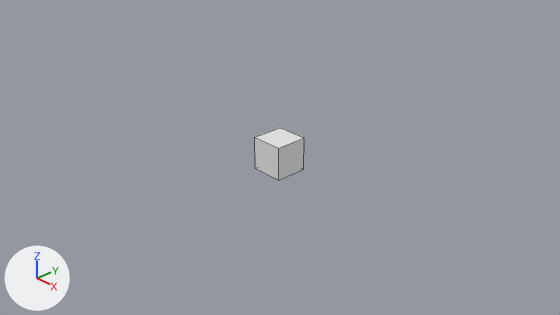
An edit to the Blender file blender/miner.blend, drawn before and after from the same camera.
The view is the same before and after, from the file's camera 'Camera'. The axes (+X, +Y, +Z) are drawn at lower left. The lights are the same throughout. The first picture is the older version. Mesh edges are drawn as thin lines.
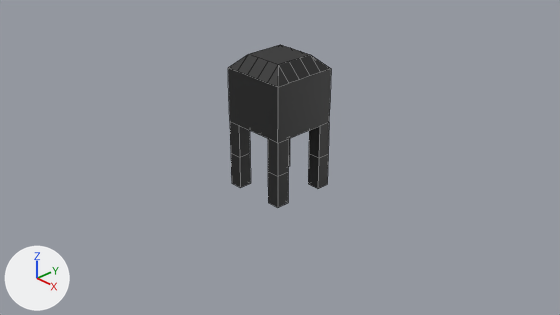
Boxes (x1, y1, x2, y2) around the edits, measured in the pictures (560 x 315 px):
```json
{"object": "Cube", "change": "reshaped, moved, rescaled, recoloured", "before": [255, 128, 304, 180], "after": [228, 45, 331, 208], "on screen": "108% wider, 209% taller"}
```

The change, as JSON lines over the scene's bpy script:
```json
{"op": "add", "block": "mat_material_001", "code": ["mat_material_001 = principled_material('Material.001')", "mat_material_001.base_color = (0.0155, 0.0155, 0.0155)  # black #212121"]}
{"block": "me_cube_001", "where": "# used by ob_cube; location = (0.0, 0.0, 0.0); scale = (0.25, 0.25, 0.25)"}
{"op": "remove", "block": "me_cube_001", "code": "me_cube_001.from_pydata(...)  # 8 vertices, 6 faces; spans x -1.0..1.0, y -1.0..1.0, z -1.0..1.0"}
{"op": "add", "block": "me_cube_001", "code": "me_cube_001.from_pydata(...)  # 124 vertices, 82 faces; spans x -1.0..1.0, y -1.0..1.0, z -3.0..1.0"}
{"block": "me_cube_001", "change": "me_cube_001 part 1"}
{"block": "me_cube_001", "change": "4 vertices are removed from x -1.0..1.0, y -1.0..1.0, z 1.0"}
{"block": "me_cube_001", "change": "6 faces are deleted"}
{"block": "me_cube_001", "change": "68 vertices are added at x -1.0..1.0, y -1.0..1.0, z -2.0..1.0"}
{"block": "me_cube_001", "change": "6 new vertices lie (-0.4, 0.0, 0.0) away from vertices in x 1.0, y -1.0..1.0, z -2.0..-1.0"}
{"block": "me_cube_001", "change": "9 new vertices lie (0.0, 0.0, -1.0) away from vertices in x -1.0..1.0, y -1.0..1.0, z -2.0"}
{"block": "me_cube_001", "change": "9 new vertices lie (0.0, 0.4, 0.0) away from vertices in x -1.0..1.0, y -1.0, z -3.0..-1.0"}
{"block": "me_cube_001", "change": "12 new vertices lie (0.4, 0.0, 0.0) away from vertices in x -1.0, y -1.0..1.0, z -3.0..-1.0"}
{"block": "me_cube_001", "change": "5 new vertices lie (-0.4, 0.0, 0.0) away from vertices in x 0.6, y -1.0..1.0, z -1.0"}
{"block": "me_cube_001", "change": "5 new vertices lie (0.0, -0.4, 0.0) away from vertices in x -1.0..1.0, y 0.2, z -1.0"}
{"block": "me_cube_001", "change": "6 new vertices lie (-0.4, 0.0, 0.0) away from vertices in x 0.2, y -1.0..1.0, z -1.0"}
{"block": "me_cube_001", "change": "82 new faces join them"}
{"op": "add", "block": "me_cube_001", "code": "me_cube_001.materials.append(mat_material_001)  # black #212121"}
{"op": "set", "path": "ob_cube.location", "old": "(0.0, 0.0, 0.0)", "new": "(0.0, 0.0, 1.0)"}
{"op": "set", "path": "ob_cube.scale", "old": "(0.25, 0.25, 0.25)", "new": "(0.5, 0.5, 0.5)"}
```
